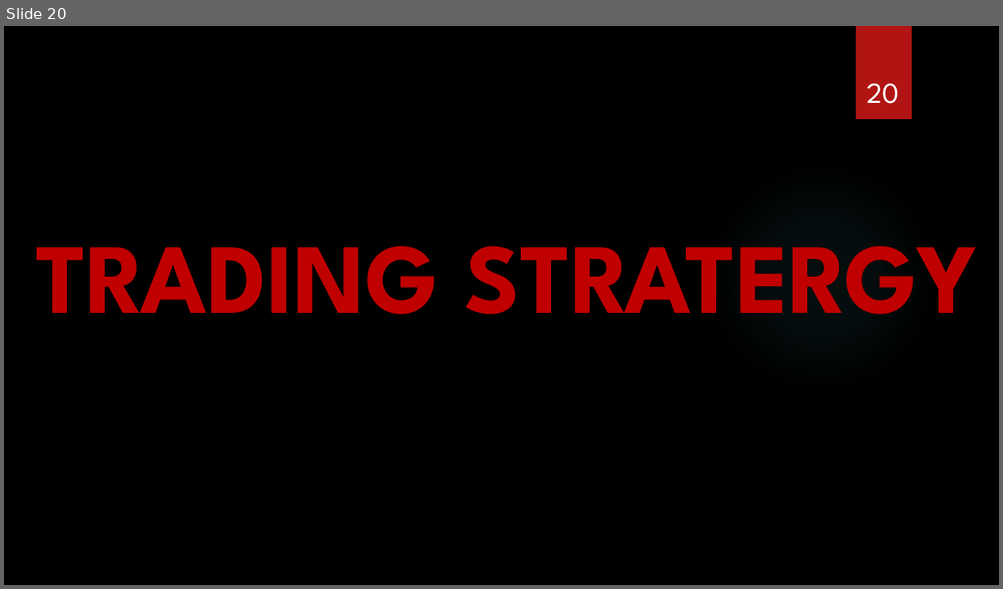
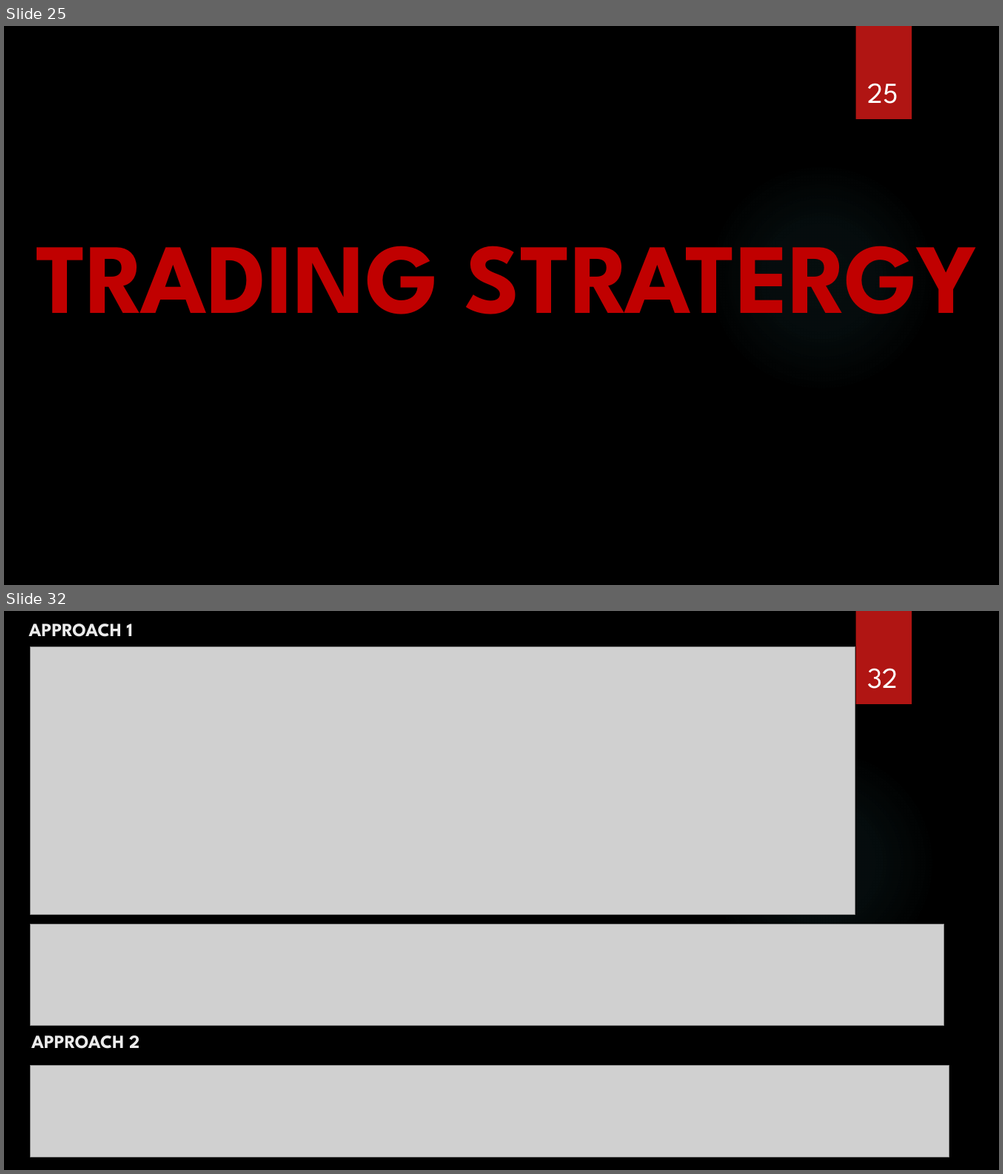
Before and after one commit to satwik2663/Machine-Learning-AMD-Stock-data-analysis-and-Trading-Strategies, a slide deck: Presentation_Final.pptx. Shown one above the other, each under a label of ours: slide 20 before the commit, slides 25 and 32 after it; the slides between them are not shown. The pictures are 1003x589 and 1003x1174 pixels, drawn with LibreOffice and Linux fonts; fonts in the diff are those of the drawing; grey boxes stand for pictures; background and template pictures are left out. Boxes give left, top, right and bottom in pixels: in the first picture for what was removed or moved away, otherwise in the second. Text is boxed around its words. In the diff, an @@ line names an element or a change of style, - is before the commit and + after.

```diff
--- a/Presentation_Final.pptx
+++ b/Presentation_Final.pptx
@@ slide 32 added at <box>4,611,999,1170</box>, background picture (left out); not listed: 2 template elements that a slide beside it also shows @@
@@ text added at <box>29,624,133,637</box>, 18 pt, text #EBEBEB, bold @@
+APPROACH 1
@@ picture added at <box>30,647,854,914</box> @@
@@ page number added at <box>868,668,898,689</box>, 28 pt, text #FFFFFF @@
+32
@@ picture added at <box>30,924,943,1026</box> @@
@@ text added at <box>31,1036,139,1049</box>, 18 pt, text #EBEBEB, bold @@
+APPROACH 2
@@ picture added at <box>30,1066,948,1157</box> @@
@@ what was slide 20 is now slide 25 @@
@@ page number at <box>867,83,898,104</box>: text changed @@
-20
+25
```
Also in this commit, not shown: 7 slides changed, 15 other slides added, 3 slides removed.
